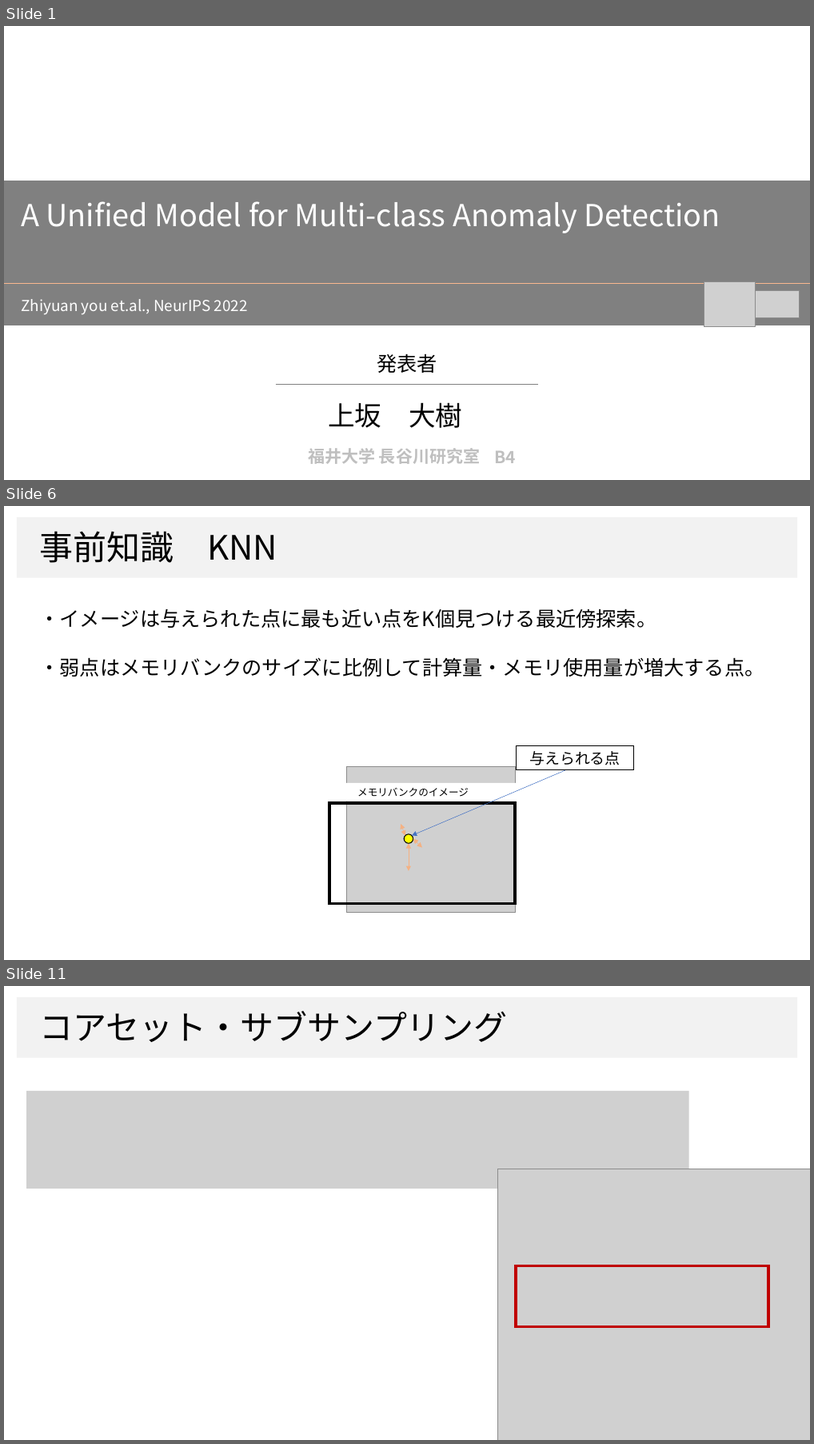
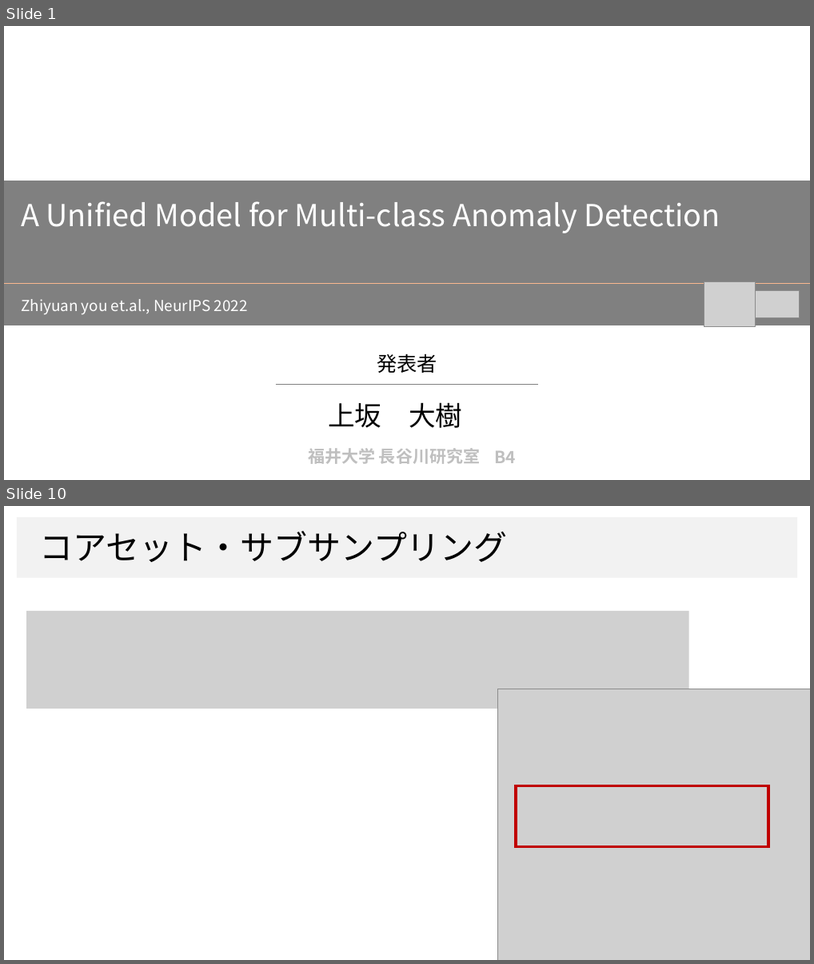
Before and after one commit to dhia-github/haselab-all, a slide deck: 20_発表資料/ゼミ資料/統一モデル_ゼミ資料２.pptx. Shown one above the other, each under a label of ours: slides 1, 6 and 11 before the commit, slides 1 and 10 after it; the slides between them are not shown. The pictures are 814x1444 and 814x964 pixels, drawn with LibreOffice and Linux fonts; fonts in the diff are those of the drawing; grey boxes stand for pictures; background and template pictures are left out. Boxes give left, top, right and bottom in pixels: in the first picture for what was removed or moved away, otherwise in the second. Text is boxed around its words. In the diff, an @@ line names an element or a change of style, - is before the commit and + after.

```diff
--- a/20_発表資料/ゼミ資料/統一モデル_ゼミ資料２.pptx
+++ b/20_発表資料/ゼミ資料/統一モデル_ゼミ資料２.pptx
@@ slide 6 removed at (x1=4, y1=506, x2=810, y2=960), background #FFFFFF; not listed: 1 template element that a slide beside it also shows @@
@@ text removed at (x1=40, y1=531, x2=278, y2=563) @@
-事前知識 KNN
@@ text removed at (x1=40, y1=608, x2=766, y2=676) @@
-・イメージは与えられた点に最も近い点をK個見つける最近傍探索。
-・弱点はメモリバンクのサイズに比例して計算量・メモリ使用量が増大する点。
@@ rectangle removed at (x1=516, y1=745, x2=635, y2=770) @@
-与えられる点
@@ picture removed at (x1=347, y1=767, x2=515, y2=912) @@
@@ rectangle removed at (x1=306, y1=783, x2=520, y2=800) @@
-メモリバンクのイメージ
@@ arrow removed from (566, 770) to (412, 835) @@
@@ rectangle removed at (x1=330, y1=803, x2=515, y2=904) @@
@@ double arrow removed from (401, 824) to (406, 835) @@
@@ ellipse removed at (x1=405, y1=834, x2=414, y2=843) @@
@@ double arrow removed from (414, 839) to (422, 847) @@
@@ double arrow removed from (409, 843) to (409, 871) @@
@@ what was slide 11 is now slide 10 @@
```
Also in this commit, not shown: 11 slides changed, 1 slide added, 1 other slide removed.
